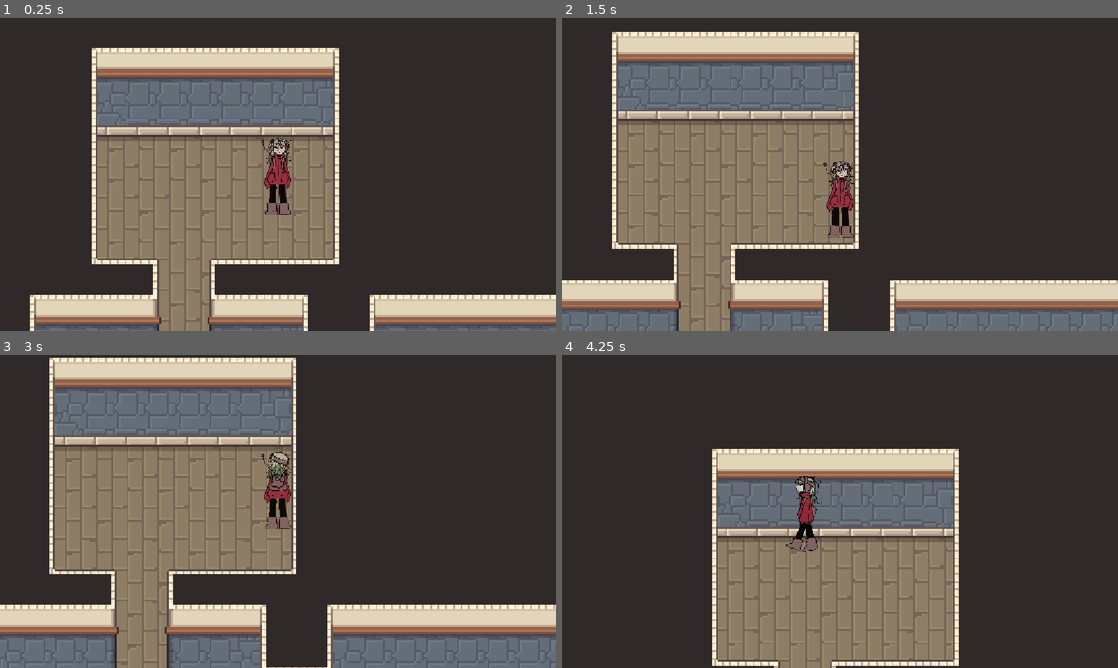
Above: before the commit, frames 1-4 (two rows, left to right).
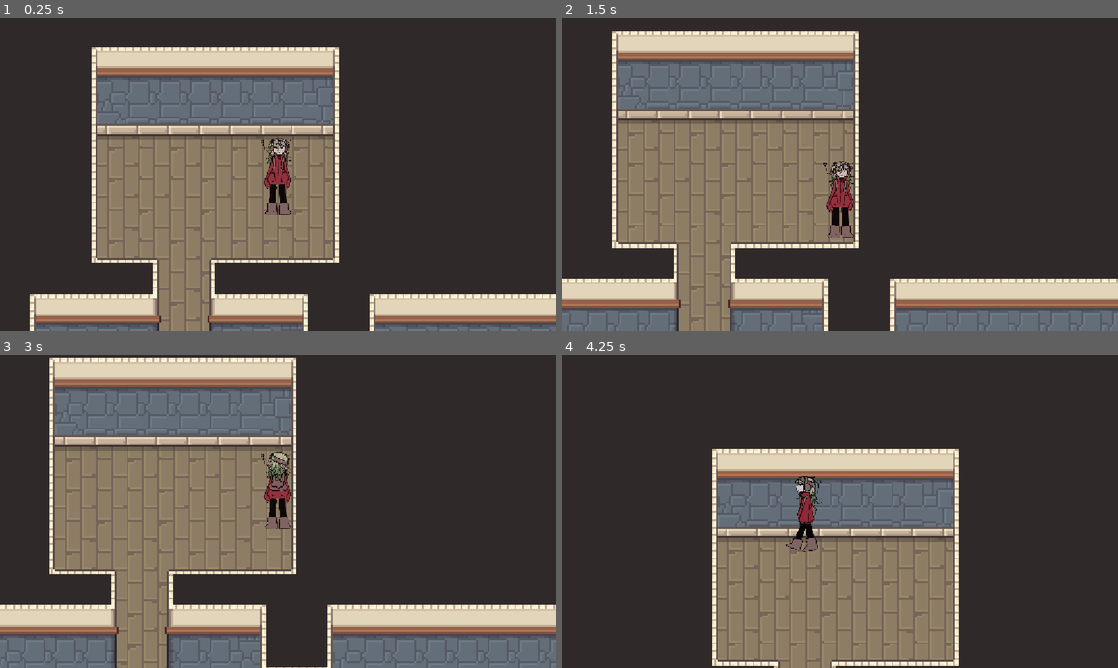
Above: after the commit, the same moments.

Repository: Jiwwie/gymnasiearbete
Game: Godot game, scene res://scenes/rooms/house.tscn
The game is run twice, just before and just after one commit, with the same random seed, the same clock (stepped at 60 frames per second) and the same inputs.
Inputs:
- Up to frame 1 (0.25 s): no input
- Up to frame 2 (1.5 s): hold D (move_right) 0.53-1.28 s; tap E (interact) at 0.6, 1.35 s; hold S (move_down) from 1.28 s (still down)
- Up to frame 3 (3 s): release S (move_down) at 2.03 s; hold D (move_right) 2.03-2.78 s; tap E (interact) at 2.1, 2.85 s; hold W (move_up) from 2.78 s (still down)
- Up to frame 4 (4.25 s): release W (move_up) at 3.53 s; hold A (move_left) from 3.53 s (still down); tap E (interact) at 3.6 s

The runs differ from the first frame. In frame 1, 4.5% of the frame differs, in the area x 5-100%, y 9-100%; in frame 2, 4.7%, in the area x 0-100%, y 4-100%; in frame 3, less than 0.1%; in frame 4, nothing differs.

Commit message:
added scene manager and edited scene manager

Diff:
--- a/project.godot
+++ b/project.godot
@@ -23,6 +23,7 @@
 [global_group]
 
 player=""
+spawn=""
 
 [input]
 
--- a/scenes/environment/exits/exit_home.tscn
+++ b/scenes/environment/exits/exit_home.tscn
@@ -12,3 +12,5 @@
 
 [node name="CollisionShape2D" type="CollisionShape2D" parent="."]
 shape = SubResource("RectangleShape2D_nh16d")
+
+[connection signal="body_entered" from="." to="." method="_on_body_entered"]
--- a/scenes/rooms/house.tscn
+++ b/scenes/rooms/house.tscn
@@ -1,7 +1,8 @@
-[gd_scene load_steps=3 format=4 uid="uid://bcxpmvoc2yiq5"]
+[gd_scene load_steps=4 format=4 uid="uid://bcxpmvoc2yiq5"]
 
 [ext_resource type="TileSet" uid="uid://7ql7iu0b4ees" path="res://assets/tilemaps/tilesets/maptest1.tres" id="1_8rb7l"]
 [ext_resource type="PackedScene" uid="uid://bcyrg6u8o2mbx" path="res://player/player.tscn" id="1_kanab"]
+[ext_resource type="PackedScene" uid="uid://b07prql4kwvxn" path="res://scenes/environment/exits/exit_home.tscn" id="3_m20q4"]
 
 [node name="House" type="Node2D"]
 
@@ -24,4 +25,10 @@
 tile_set = ExtResource("1_8rb7l")
 
 [node name="Player" parent="." instance=ExtResource("1_kanab")]
-position = Vector2(-31, 3)
+position = Vector2(-31, 4)
+
+[node name="Spawn" type="Marker2D" parent="." groups=["spawn"]]
+position = Vector2(271, 347)
+
+[node name="ExitHome" parent="." instance=ExtResource("3_m20q4")]
+position = Vector2(271, 396)
--- a/scenes/rooms/outside.tscn
+++ b/scenes/rooms/outside.tscn
@@ -38,3 +38,6 @@
 
 [node name="Player" parent="." instance=ExtResource("1_4fdg3")]
 position = Vector2(126, 99)
+
+[node name="Spawn" type="Marker2D" parent="."]
+position = Vector2(-235, 348)
--- a/scripts/environment/exit.gd
+++ b/scripts/environment/exit.gd
@@ -1,6 +1,15 @@
 extends Area2D
 
-@export var action_name: String = "interact"
 
-var interact: Callable = func():
+var target_scene = "res://scenes/rooms/outside.tscn"
+@onready var spawn_point: Marker2D = $Spawn
+# @onready var spawn_point = get_tree().get_first_node_in_group("spawn")
+
+func _ready() -> void:
 	pass
+
+func _on_body_entered(body):
+	if body.is_in_group("player"):
+		var player = get_tree().get_first_node_in_group("player")
+		get_tree().change_scene_to_file(target_scene)
+		player.global_position = spawn_point.global_position
--- a/scripts/player/player.gd
+++ b/scripts/player/player.gd
@@ -2,6 +2,7 @@
 
 var speed = 200
 var last_direction = "down"
+var temp = 0
 
 func _process(_delta: float) -> void:
 	velocity = Vector2.ZERO
